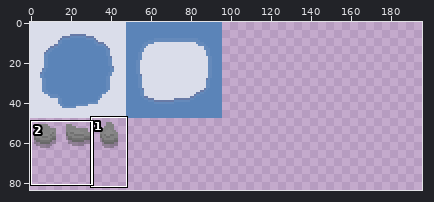
Edited in one commit: sprite sheet (asset/img/terrain.png). Above, an overview of the earlier version with the close-up marked.
Close-up. Earlier state:
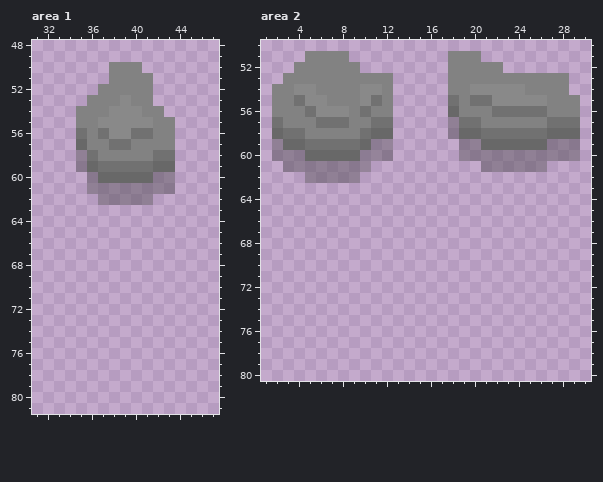
The file is 256x256 pixels. Colours within 5 levels of each other are drawn and written as one. Shown: area 1: x 31..47, y 48..81; area 2: x 1..30, y 50..80. The wide view leaves out empty margins. The commit also changed other parts of the picture, which this record leaves out.
The same view after the edit:
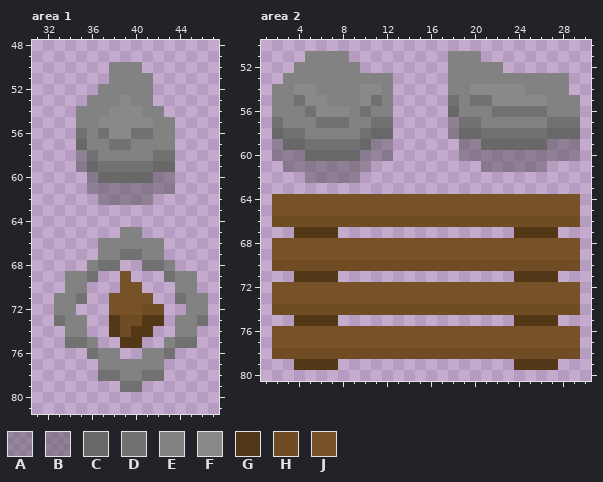
Palette (. is transparent): A #4242425c  B #42424266  C #686868  D #717171  E #828282  F #898989  G #533818  H #6f4c23  J #775228
What changed:
Area 1:
y 65: x 39..40 .. -> EE
y 66: x 37..42 ...... -> EEEEEE
y 67: x 37..42 ...... -> EEDDEE
y 68: x 36..38 ... -> EDD; x 41..43 ... -> DDE
y 69: x 34..36 ... -> EED; x 39 . -> J; x 43..45 ... -> DEE
y 70: x 34..35 .. -> EE; x 39..40 .. -> JJ; x 44..45 .. -> EE
y 71: x 33..35 ... -> EED; x 38..41 .... -> JJJJ; x 44..46 ... -> DEE
y 72: x 33..34 .. -> EE; x 38..42 ..... -> JJJHH; x 45..46 .. -> EE
y 73: x 33..35 ... -> DEE; x 38..42 ..... -> GHHGG; x 44..46 ... -> EED
y 74: x 34..35 .. -> EE; x 38..41 .... -> GHGG; x 44..45 .. -> EE
y 75: x 34..36 ... -> DDE; x 39..40 .. -> GG; x 43..45 ... -> EDD
y 76: x 36..38 ... -> DEE; x 41..43 ... -> EED
y 77: x 37..42 ...... -> EEEEEE
y 78: x 37..42 ...... -> DDEEDD
y 79: x 39..40 .. -> DD
Area 2:
y 64..65: x 2..29 ............................ -> JJJJJJJJJJJJJJJJJJJJJJJJJJJJ
y 66: x 2..29 ............................ -> HHHHHHHHHHHHHHHHHHHHHHHHHHHH
y 67: x 4..7 .... -> GGGG; x 24..27 .... -> GGGG
y 68..69: x 2..29 ............................ -> JJJJJJJJJJJJJJJJJJJJJJJJJJJJ
y 70: x 2..29 ............................ -> HHHHHHHHHHHHHHHHHHHHHHHHHHHH
y 71: x 4..7 .... -> GGGG; x 24..27 .... -> GGGG
y 72..73: x 2..29 ............................ -> JJJJJJJJJJJJJJJJJJJJJJJJJJJJ
y 74: x 2..29 ............................ -> HHHHHHHHHHHHHHHHHHHHHHHHHHHH
y 75: x 4..7 .... -> GGGG; x 24..27 .... -> GGGG
y 76..77: x 2..29 ............................ -> JJJJJJJJJJJJJJJJJJJJJJJJJJJJ
y 78: x 2..29 ............................ -> HHHHHHHHHHHHHHHHHHHHHHHHHHHH
y 79: x 4..7 .... -> GGGG; x 24..27 .... -> GGGG
